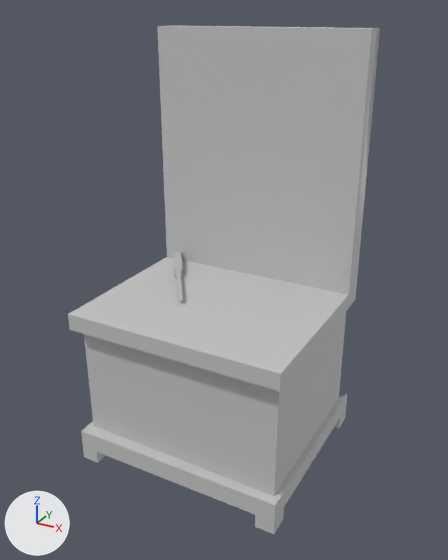
Two versions of the FBX model Assets/FBX/A3D_Etabli_de_diag_.fbx, one commit apart.
Both versions are drawn from a camera (50 mm lens) standing at (0.217, 0.073, 0.084) and looking at (-0.088, 0.627, -0.193). Arrows for +X, +Y and +Z are at lower left; the lights stay in place. Where no turn or scale is listed for an object, it has been applied to the vertices.
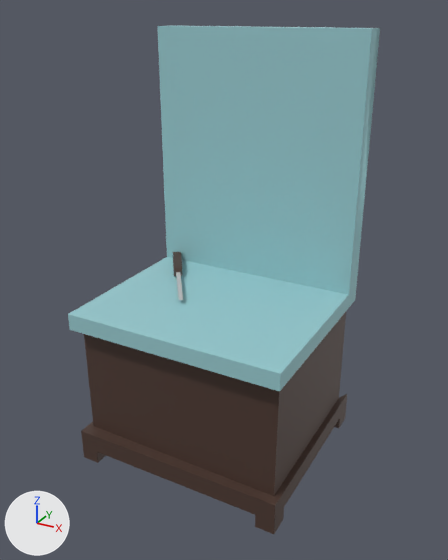
Where the change shows, as pixel boxes (x1, y1, x2, y2) in the pictures (448 x 560 px):
part 1 of me_mesh, recoloured
    both: (173, 252, 182, 276)
part 2 of me_mesh, recoloured (grey to brown)
    both: (81, 312, 347, 534)
part 3 of me_mesh, recoloured (grey to cyan)
    both: (68, 26, 380, 391)

The edits, one by one:
Material 'lambert48' (mat_lambert48) is new.
Its base color is (0.075, 0.0402, 0.0298) (brown #4d3830).
Material 'lambert50' (mat_lambert50) is new.
Its base color is (0.075, 0.0402, 0.0298) (brown #4d3830).
Material 'lambert49' (mat_lambert49) is new.
Its base color is (0.318, 0.593, 0.629) (cyan #99cad0).
me_mesh has 74 vertices, 57 faces and spans x -0.126..0.126, y -0.113..0.113, z -0.239..0.239.
me_mesh is used by ob_pcube193; location (-0.096, 0.632, -0.174).
me_mesh part 1: all 7 faces centred in x -0.108..-0.072, y 0.028..0.079, z -0.041..-0.036 switch from mat_lambert10 (grey #bcbcbc) to mat_lambert50 (brown #4d3830).
me_mesh part 2: all 29 faces centred in x -0.125..0.126, y -0.113..0.105, z -0.231..-0.132 switch from mat_lambert11 (light grey #c5c5c5) to mat_lambert48 (brown #4d3830).
me_mesh part 3: 15 of the faces centred in x -0.126..0.126, y -0.113..0.096, z -0.065..0.239 switch from mat_lambert11 (light grey #c5c5c5) to mat_lambert49 (cyan #99cad0).
